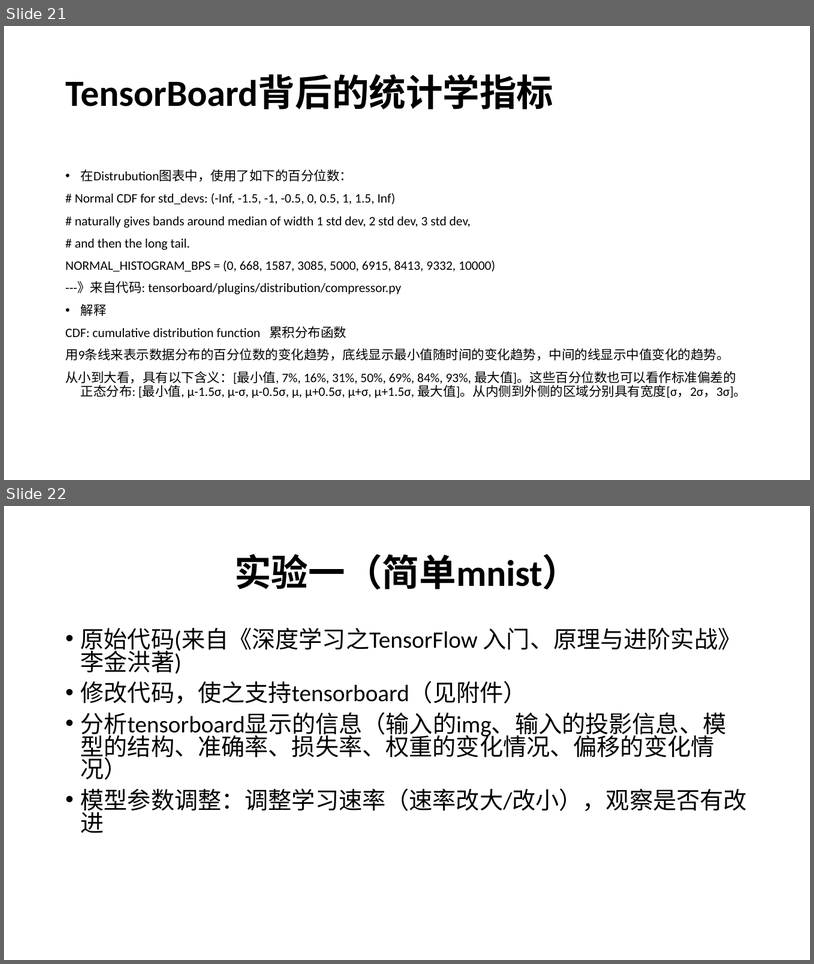
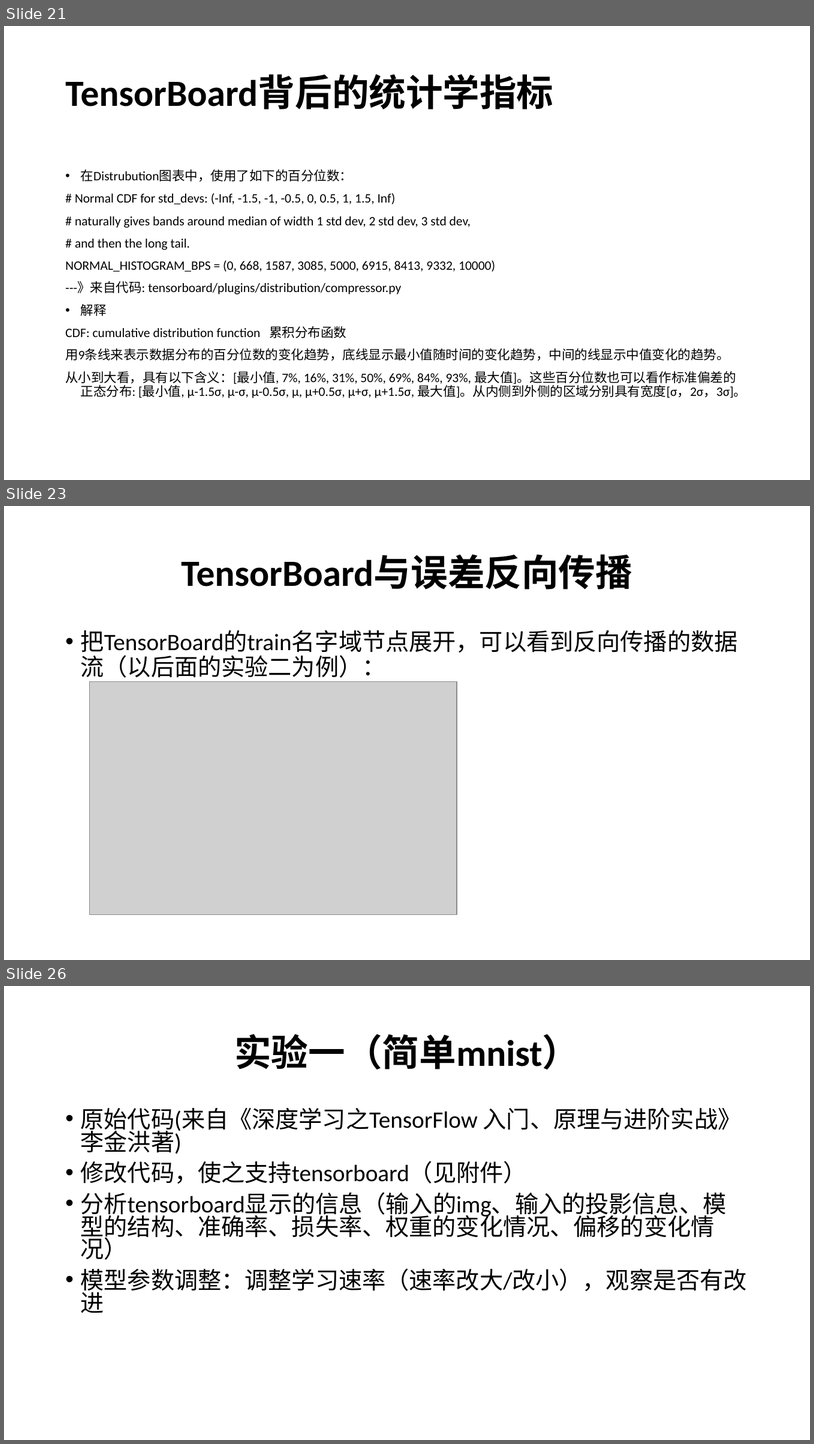
Before and after one commit to w-simon/ai_study_notes, a slide deck: tensorboard/神经网络可视化与TensorBoard.pptx. Shown one above the other, each under a label of ours: slides 21 and 22 before the commit, slides 21, 23 and 26 after it; the slides between them are not shown. The pictures are 814x964 and 814x1444 pixels, drawn with LibreOffice and Linux fonts; fonts in the diff are those of the drawing; grey boxes stand for pictures. Boxes give left, top, right and bottom in pixels: in the first picture for what was removed or moved away, otherwise in the second. Text is boxed around its words. In the diff, an @@ line names an element or a change of style, - is before the commit and + after.

```diff
--- a/tensorboard/神经网络可视化与TensorBoard.pptx
+++ b/tensorboard/神经网络可视化与TensorBoard.pptx
@@ slide 23 added at (x1=4, y1=506, x2=810, y2=960), background #FFFFFF @@
@@ title added at (x1=181, y1=555, x2=633, y2=589), 44 pt, text #000000, bold @@
+TensorBoard与误差反向传播
@@ text added at (x1=81, y1=630, x2=738, y2=682), 28 pt, text #000000 @@
+• 把TensorBoard的train名字域节点展开，可以看到反向传播的数据流（以后面的实验二为例）：
@@ picture added at (x1=89, y1=681, x2=457, y2=915) @@
@@ what was slide 22 is now slide 26 @@
```
Also in this commit, not shown: 3 other slides added, 2 other files.
